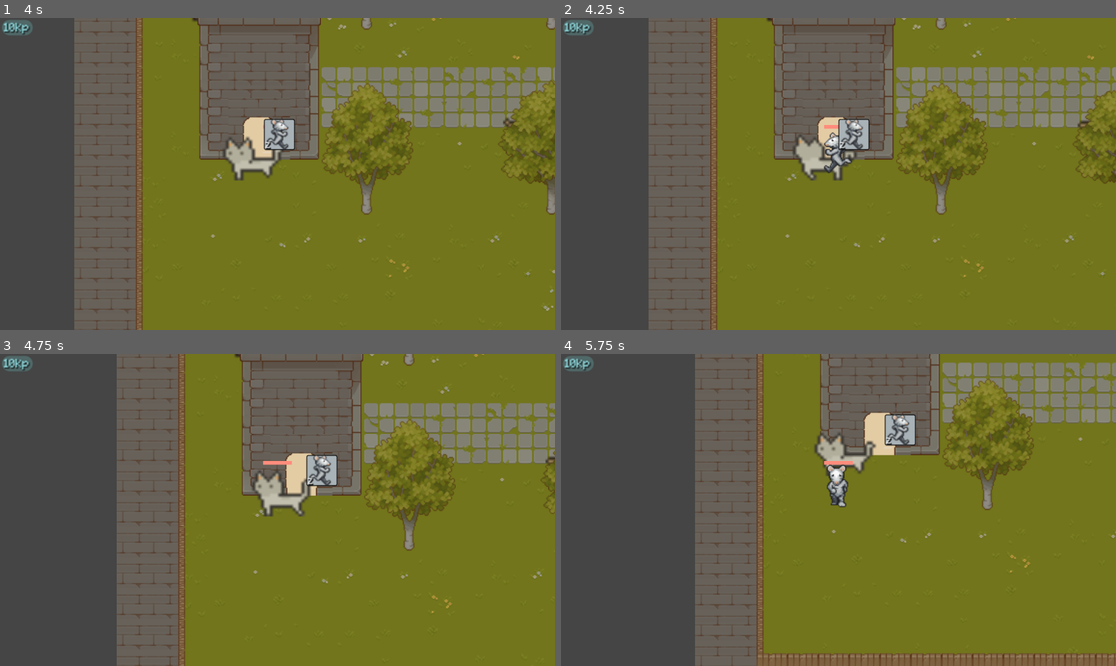
Above: before the commit, frames 1-4 (two rows, left to right).
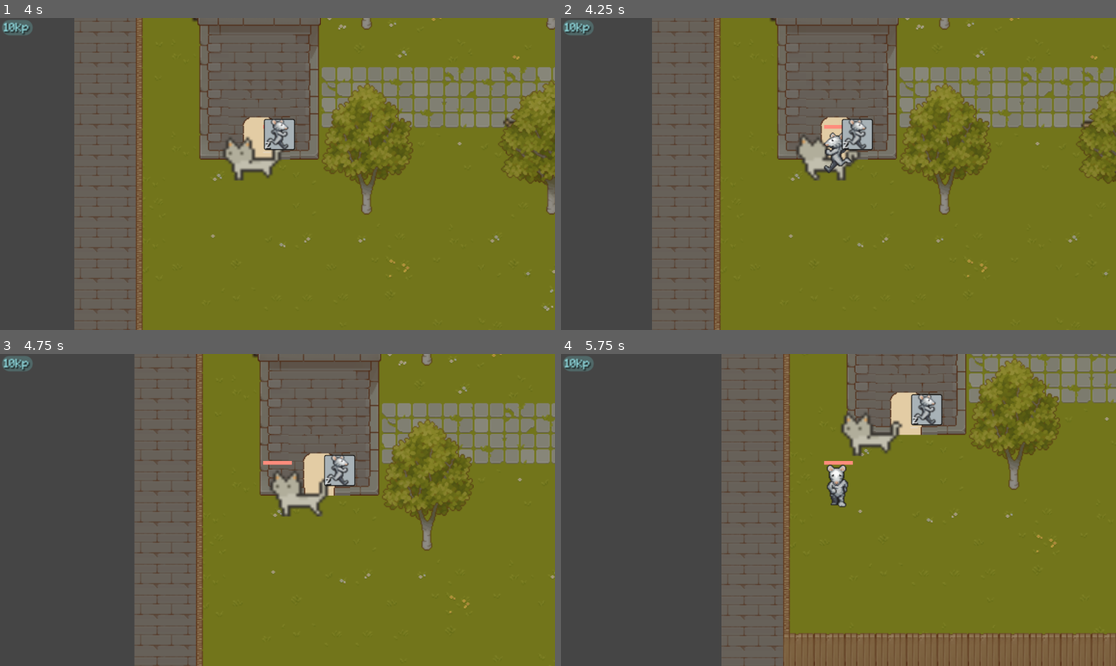
Above: after the commit, the same moments.

Repository: EladArbook/Fixiverse
Game: Godot game, scene res://scenes/game.tscn
Two runs of this game, one before a commit and one after it. Both use one fixed random seed, a clock stepped at 60 frames per second and the inputs below.
Inputs:
- Up to frame 1 (4 s): tap Enter at 0.5 s; hold Right (ui_right) 0.53-1.28 s; tap 1 (emote_one) at 0.6, 2.1, 3.6 s; hold Down (ui_down) 1.28-2.03 s; tap Space (interact) at 1.35, 2.85 s; hold Right (ui_right) 2.03-2.78 s; hold Up (ui_up) 2.78-3.53 s; hold Left (ui_left) from 3.53 s (still down)
- Up to frame 2 (4.25 s): keep holding Left (ui_left); tap Z (running_skill) at 4.15 s
- Up to frame 3 (4.75 s): keep holding Left (ui_left); tap Space (interact) at 4.35 s
- Up to frame 4 (5.75 s): release Left (ui_left) at 5.03 s; hold Down (ui_down) from 5.03 s (still down); tap 1 (emote_one) at 5.1 s

Frame 1 is identical in both runs. In frame 2, 8.6% of the frame differs, in the area x 15-100%, y 0-100%; in frame 3, 18%; in frame 4, 26%, in the area x 24-100%, y 0-100%.
Error before the commit: Invalid assignment of property or key 'theme' with value of type 'Theme' on a base object of type 'null instance'. (res://scripts/player.gd:49)

Commit message:
control anchors

Diff:
--- a/scripts/player.gd
+++ b/scripts/player.gd
@@ -42,11 +42,11 @@
 	if Input.is_action_just_pressed("running_skill"):
 		if running_skill:
 			running_skill = false
-			get_node("%running_skill").theme = skills_off_theme
+			#get_node("%running_skill").theme = skills_off_theme
 			speed = 60
 		else:
 			running_skill = true
-			get_node("%running_skill").theme = skills_on_theme
+			#get_node("%running_skill").theme = skills_on_theme
 			speed = 90
 	kp_label.text = str(GlobalVariables.knowledge_points) + "kp"
 
